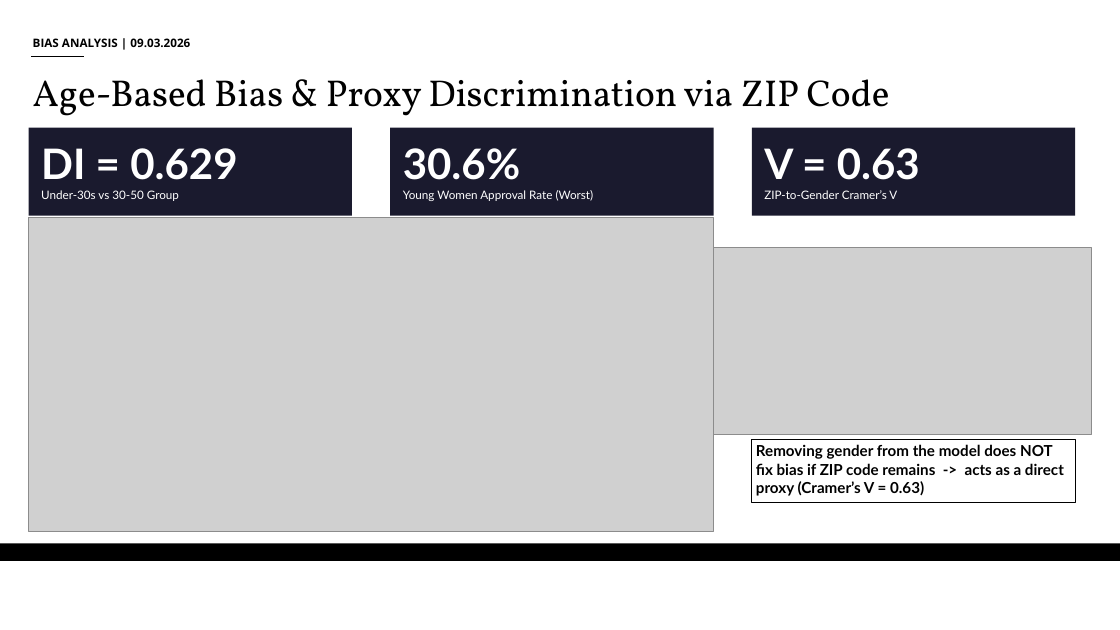
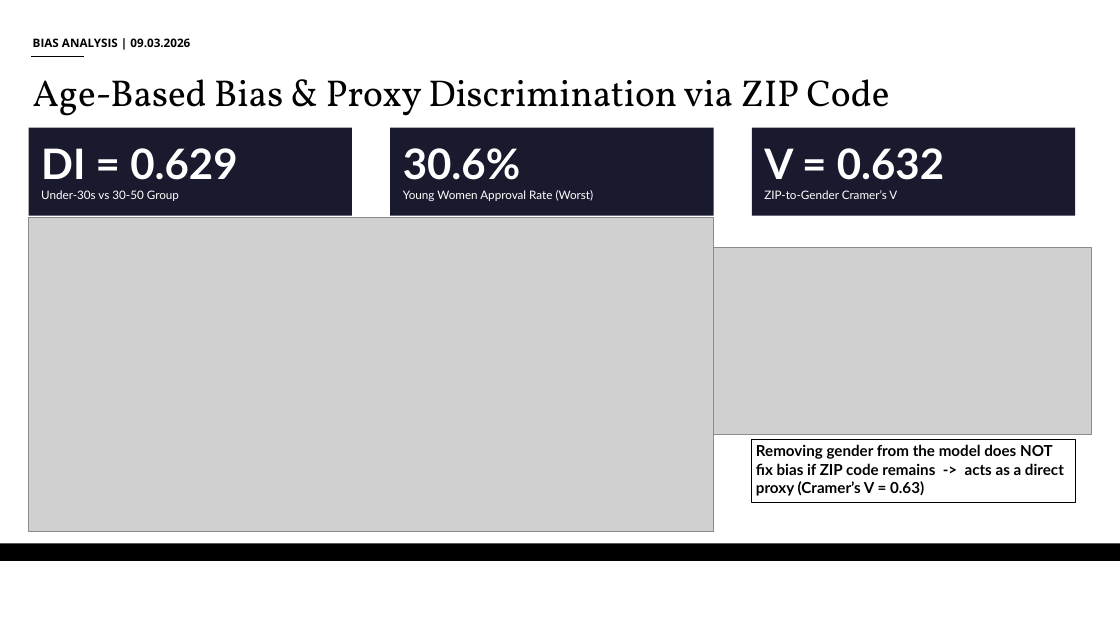
Before and after one commit to LennSchneidewind-67548/dego-project-team14, a slide deck: slide 4 of presentation/DEGO_Group_14_Final_Report.pptx. Drawn at 1120x630 pixels with LibreOffice and Linux fonts; fonts in the diff are those of the drawing; grey boxes stand for pictures; background and template pictures are left out. Boxes give left, top, right and bottom in pixels: in the first picture for what was removed or moved away, otherwise in the second. Text is boxed around its words. In the diff, an @@ line names an element or a change of style, - is before the commit and + after.

```diff
--- a/presentation/DEGO_Group_14_Final_Report.pptx
+++ b/presentation/DEGO_Group_14_Final_Report.pptx
@@ text in rectangle at (x1=764, y1=148, x2=944, y2=180): text changed @@
-V = 0.63
+V = 0.632
```
Also in this commit, not shown: 1 other file.
